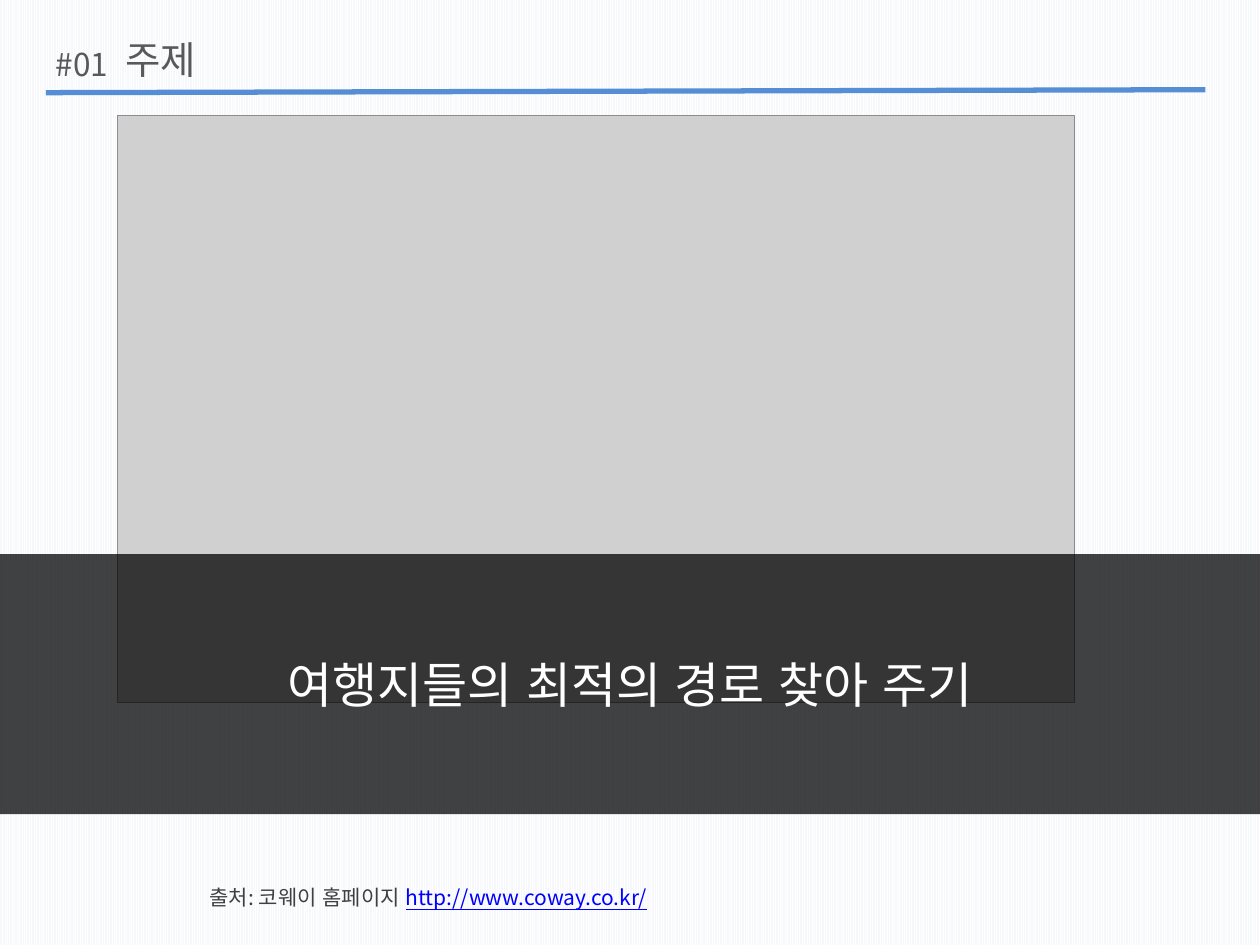
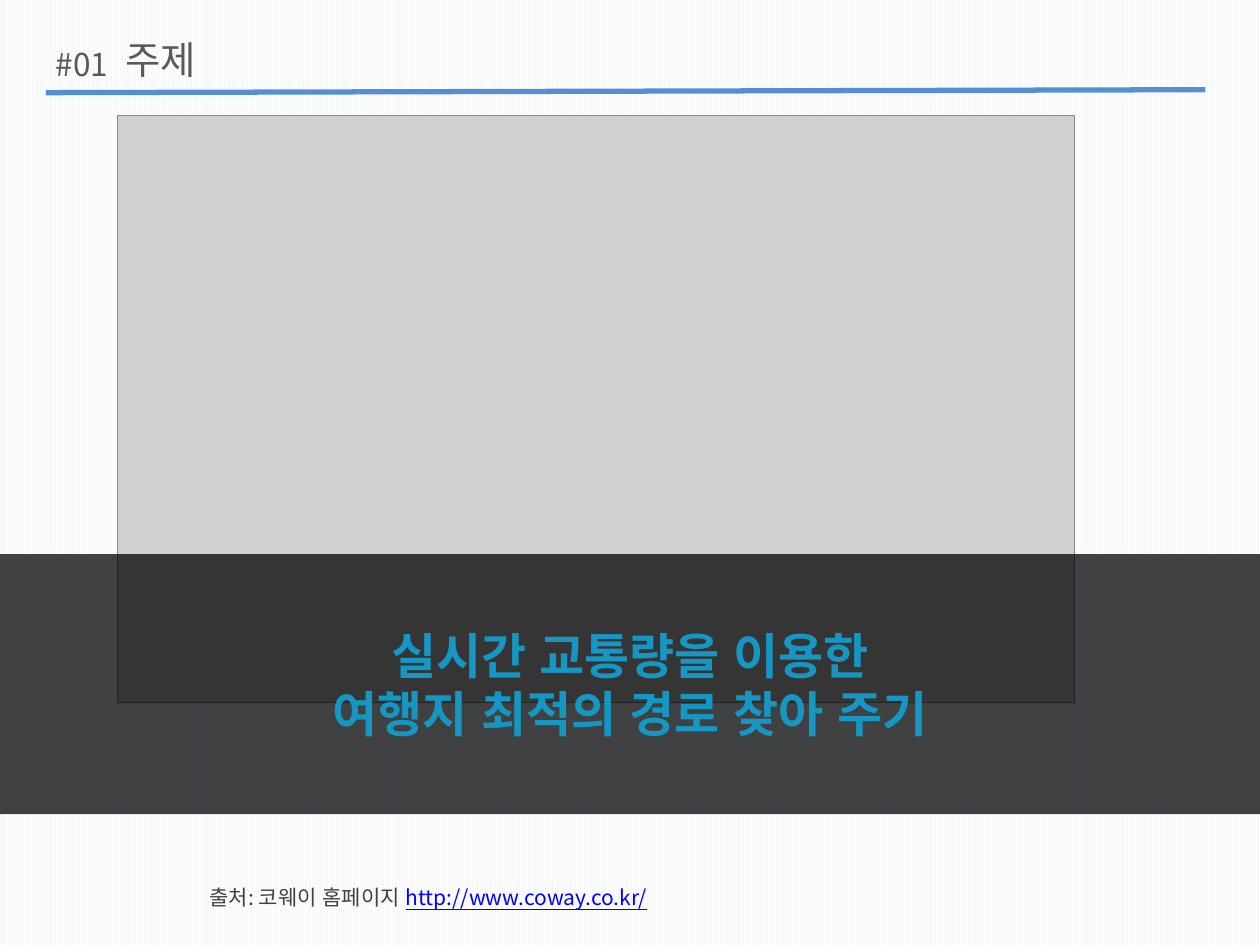
Before and after one commit to wlgh325/DS, a slide deck: slide 4 of 자구발표7주차.pptx. Drawn at 1260x945 pixels with LibreOffice and Linux fonts; fonts in the diff are those of the drawing; grey boxes stand for pictures. Boxes give left, top, right and bottom in pixels: in the first picture for what was removed or moved away, otherwise in the second. Text is boxed around its words. In the diff, an @@ line names an element or a change of style, - is before the commit and + after.

```diff
--- a/자구발표7주차.pptx
+++ b/자구발표7주차.pptx
@@ text at bbox=[332, 633, 927, 737]: text changed; text colour #FFFFFF to #1697C3; bold on @@
-여행지들의 최적의 경로 찾아 주기
+실시간 교통량을 이용한
+여행지 최적의 경로 찾아 주기
```
Also in this commit, not shown: 1 other slide changed.
